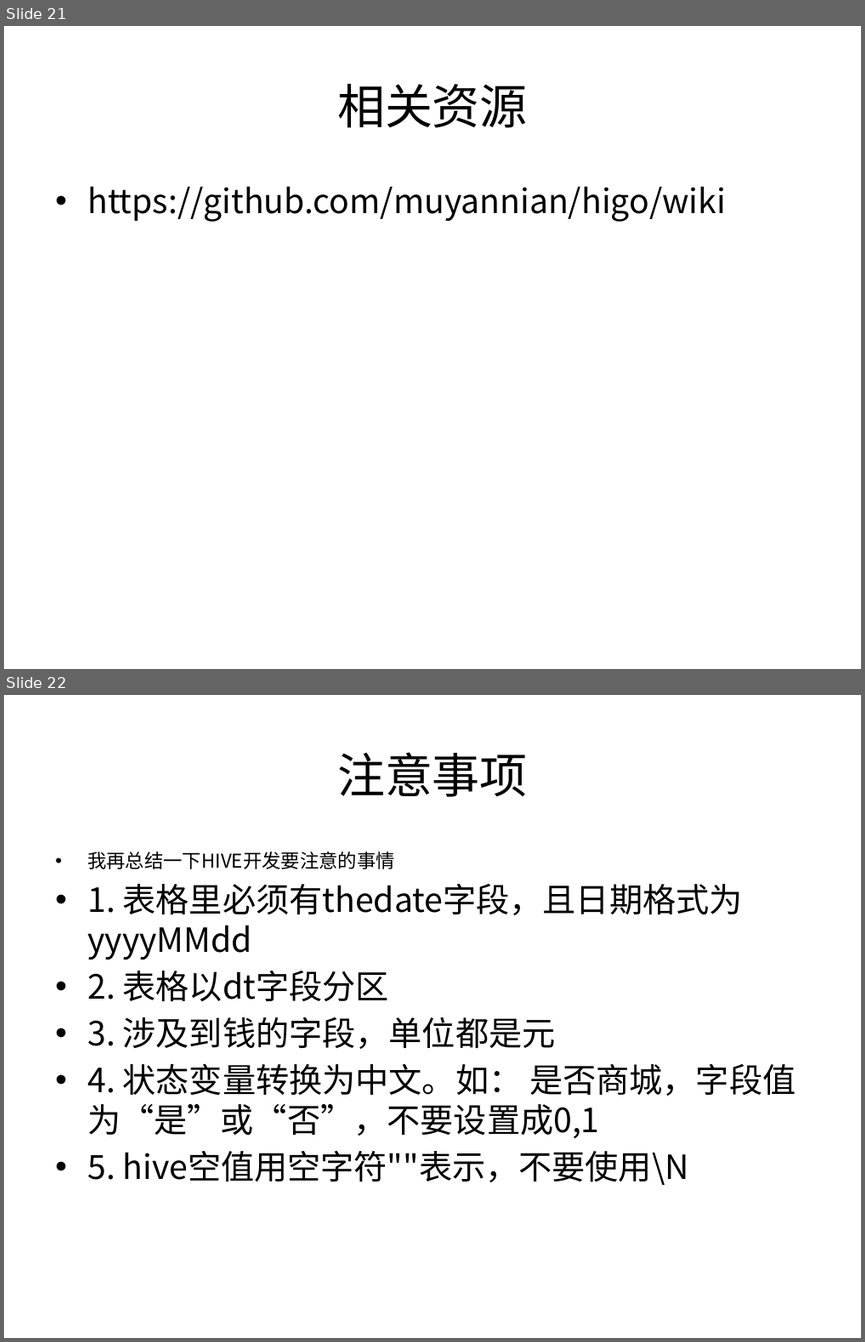
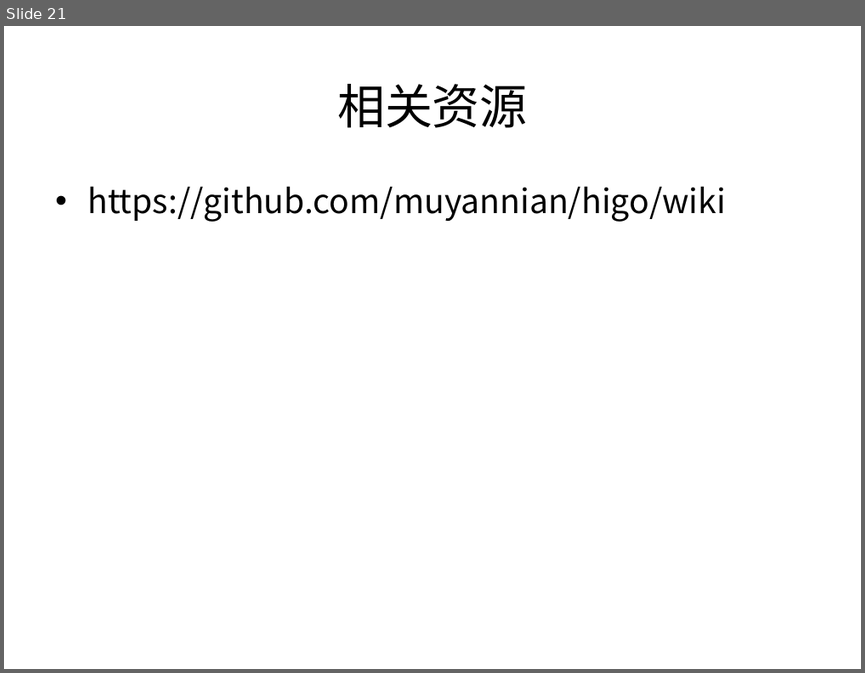
Before and after one commit to muyannian/higo, a slide deck: doc/higo_forcoder.pptx. Shown one above the other, each under a label of ours: slides 21 and 22 before the commit, slide 21 after it. The pictures are 865x1342 and 865x673 pixels, drawn with LibreOffice and Linux fonts; fonts in the diff are those of the drawing; background and template pictures are left out. Boxes give left, top, right and bottom in pixels: in the first picture for what was removed or moved away, otherwise in the second. Text is boxed around its words. In the diff, an @@ line names an element or a change of style, - is before the commit and + after.

Commit message:
海狗更新

```diff
--- a/doc/higo_forcoder.pptx
+++ b/doc/higo_forcoder.pptx
@@ slide 22 removed at <box>4,695,861,1338</box>, background picture (left out) @@
@@ title removed at <box>337,752,528,797</box> @@
-注意事项
@@ text removed at <box>87,851,795,1185</box> @@
-• 我再总结一下HIVE开发要注意的事情
-• 1. 表格里必须有thedate字段，且日期格式为yyyyMMdd
-• 2. 表格以dt字段分区
-• 3. 涉及到钱的字段，单位都是元
-• 4. 状态变量转换为中文。如： 是否商城，字段值为“是”或“否”，不要设置成0,1
-• 5. hive空值用空字符""表示，不要使用\N
```
